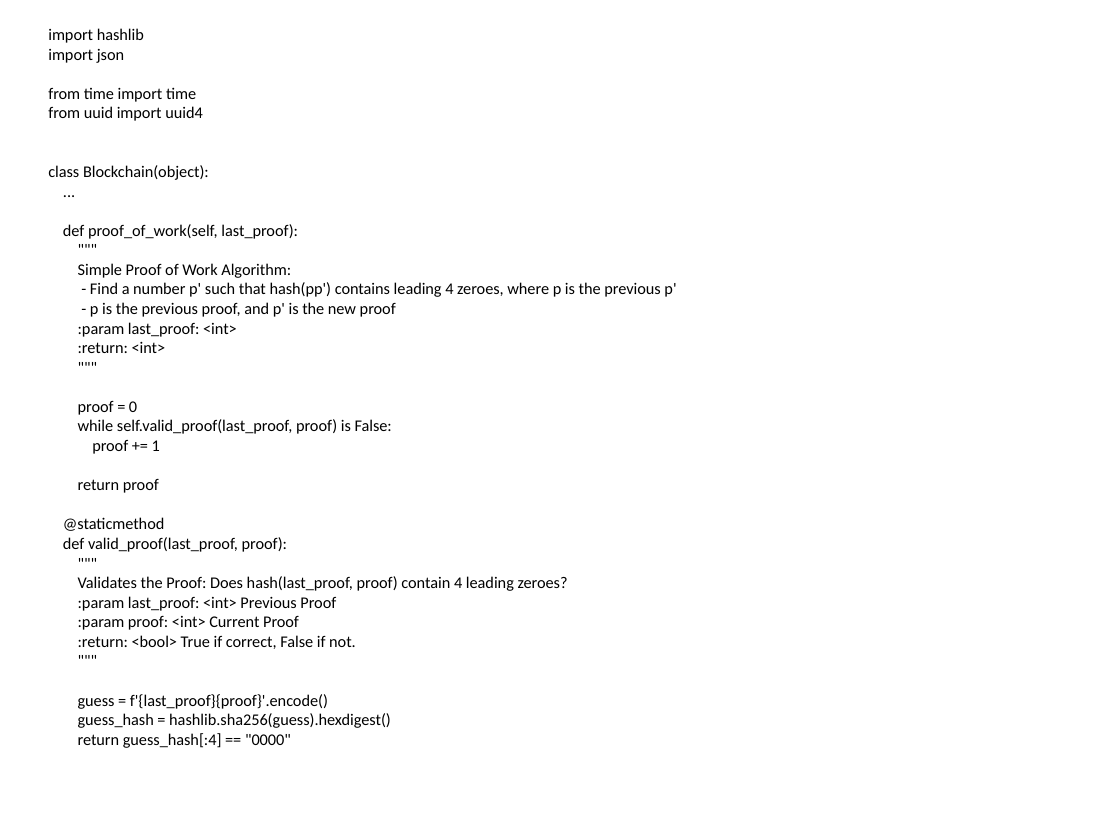
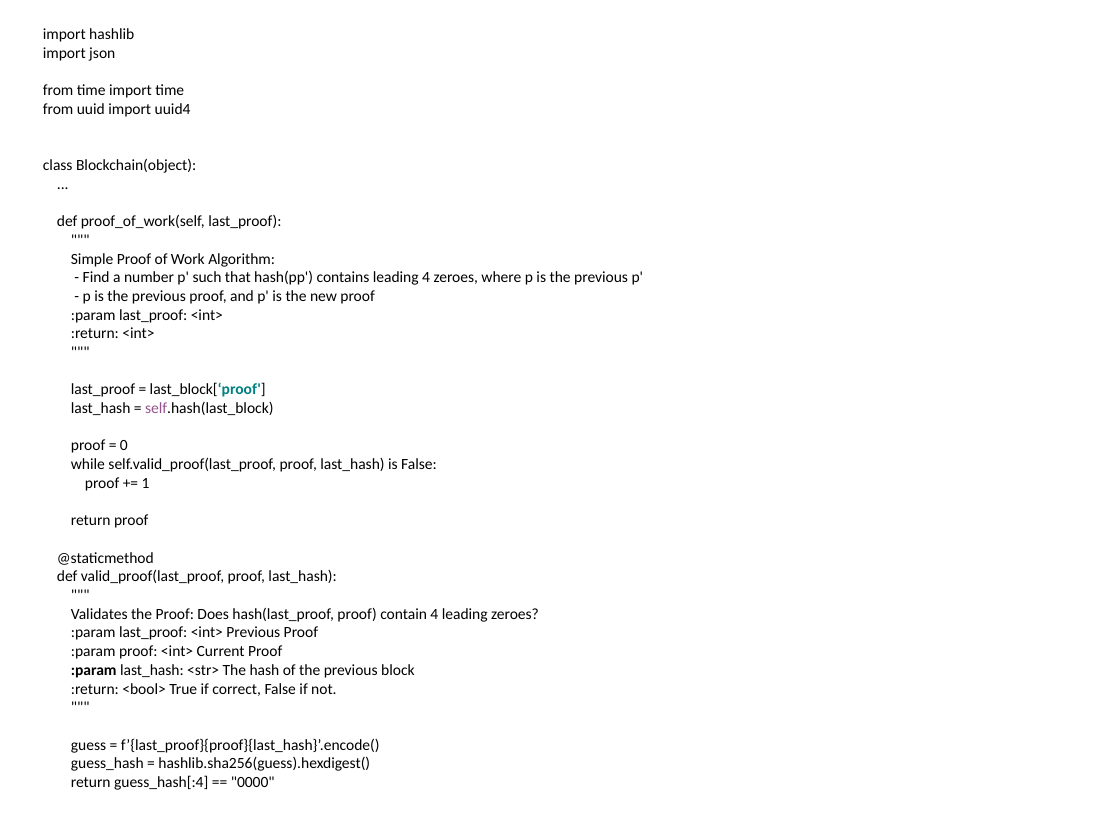
Before and after one commit to pkankipati/myblockchain, a slide deck: slide 31 of docs/Build a private blockchain.pptx. Drawn at 1120x840 pixels with LibreOffice and Linux fonts; fonts in the diff are those of the drawing. Boxes give left, top, right and bottom in pixels: in the first picture for what was removed or moved away, otherwise in the second. Text is boxed around its words. In the diff, an @@ line names an element or a change of style, - is before the commit and + after.

Commit message:
Made corrections.

```diff
--- a/docs/Build a private blockchain.pptx
+++ b/docs/Build a private blockchain.pptx
@@ text at [43,28,644,790]: size 10.5 to 10 pt in "import hashlib", "import json", "from time import time", "from uuid import uuid4" and 22 more places @@
@@ text at [71,382,273,415]: paragraphs added @@
+last_proof = last_block[‘proof']
+last_hash = self.hash(last_block)
@@ text at [71,457,437,472]: text changed; size 10.5 to 10 pt @@
-while self.valid_proof(last_proof, proof) is False:
+while self.valid_proof(last_proof, proof, last_hash) is False:
@@ text at [57,569,336,584]: text changed; size 10.5 to 10 pt @@
-def valid_proof(last_proof, proof):
+def valid_proof(last_proof, proof, last_hash):
@@ text at [71,664,414,678]: paragraph added @@
+:param last_hash: <str> The hash of the previous block
@@ text at [71,738,380,753]: text changed; size 10.5 to 10 pt @@
-guess = f'{last_proof}{proof}'.encode()
+guess = f’{last_proof}{proof}{last_hash}’.encode()
```
Also in this commit, not shown: 37 other slides changed, 1 other file.
